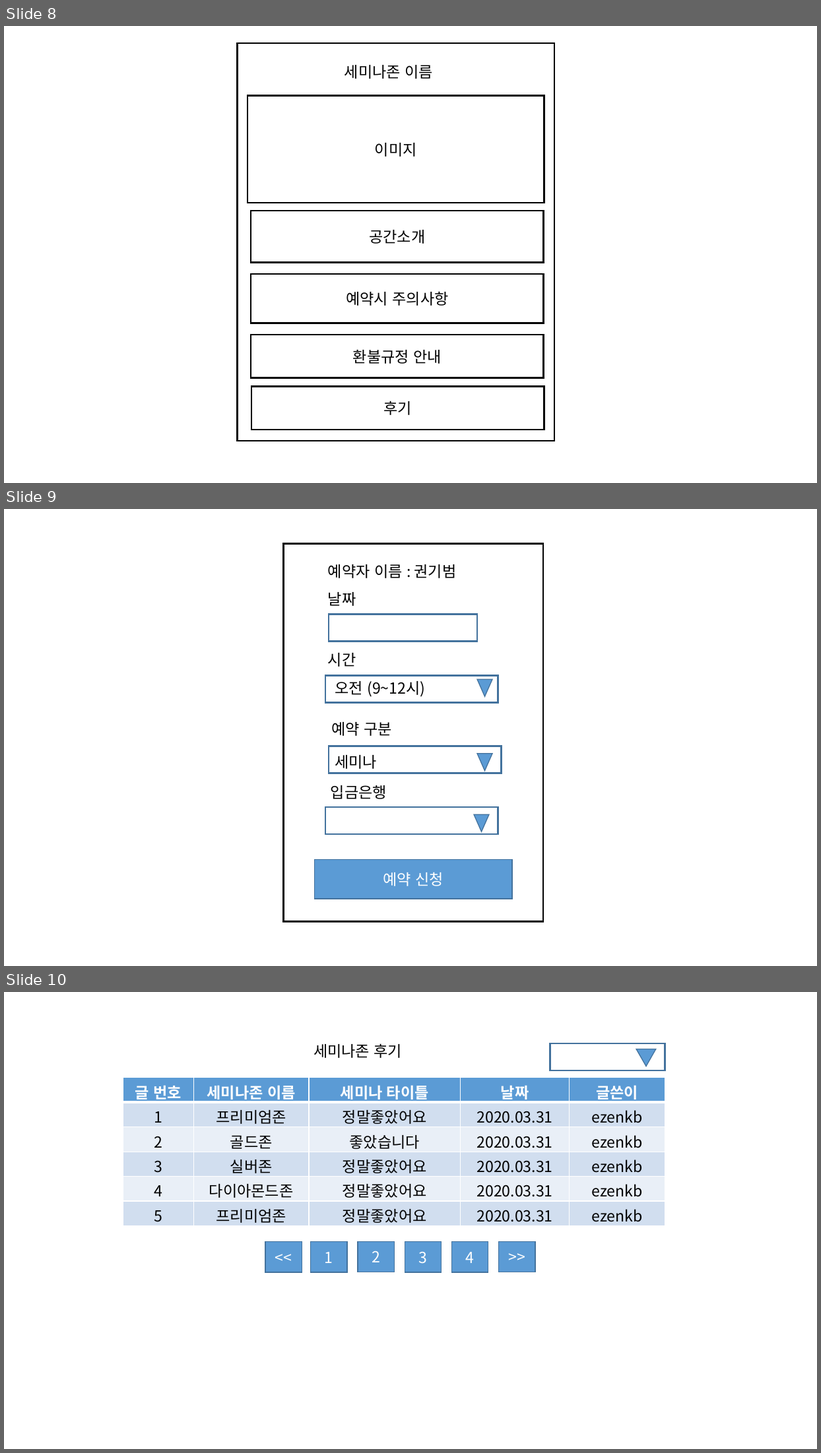
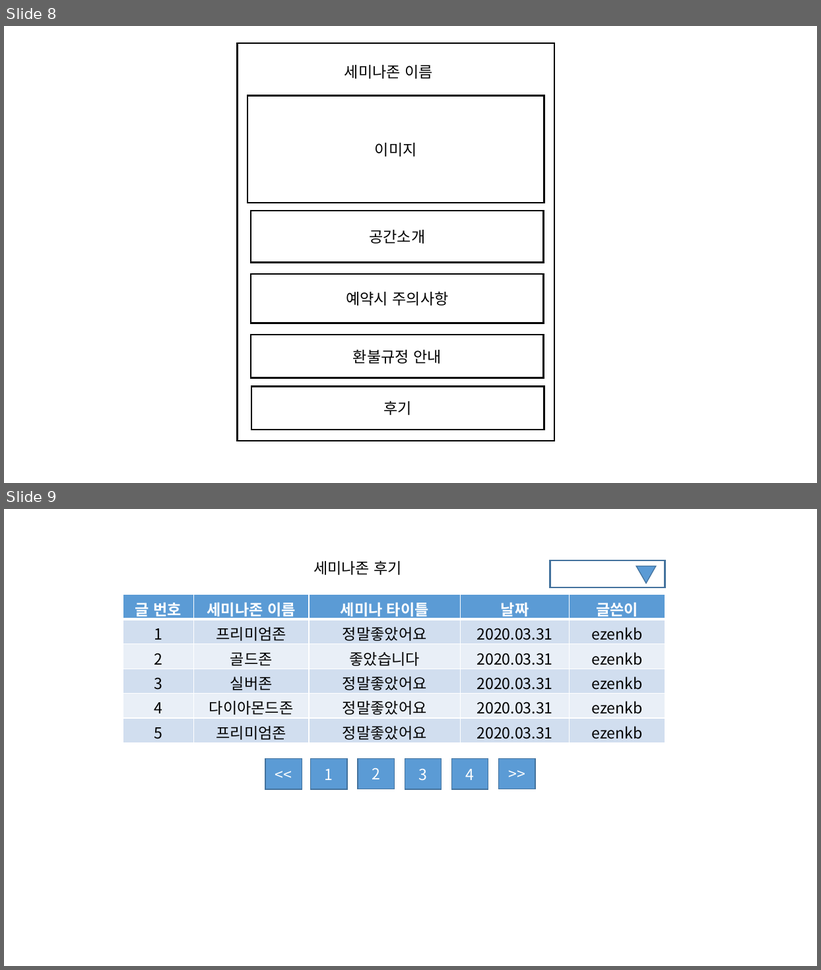
Before and after one commit to ezenteam2/e-Zone, a slide deck: gr2_kkb/기범- 화면설계(Project5).pptx. Shown one above the other, each under a label of ours: slides 8, 9 and 10 before the commit, slides 8 and 9 after it. The pictures are 821x1453 and 821x970 pixels, drawn with LibreOffice and Linux fonts; fonts in the diff are those of the drawing. Boxes give left, top, right and bottom in pixels: in the first picture for what was removed or moved away, otherwise in the second. Text is boxed around its words. In the diff, an @@ line names an element or a change of style, - is before the commit and + after.

```diff
--- a/gr2_kkb/기범- 화면설계(Project5).pptx
+++ b/gr2_kkb/기범- 화면설계(Project5).pptx
@@ slide 9 removed at (x1=4, y1=509, x2=817, y2=966), background #FFFFFF @@
@@ rectangle removed at (x1=284, y1=544, x2=544, y2=922) @@
@@ text removed at (x1=328, y1=564, x2=457, y2=578) @@
-예약자 이름 : 권기범
@@ text removed at (x1=328, y1=592, x2=356, y2=606) @@
-날짜
@@ rectangle removed at (x1=329, y1=615, x2=477, y2=642) @@
@@ text removed at (x1=328, y1=653, x2=356, y2=667) @@
-시간
@@ rectangle removed at (x1=325, y1=675, x2=498, y2=702) @@
@@ text removed at (x1=335, y1=681, x2=425, y2=697) @@
-오전 (9~12시)
@@ triangle removed at (x1=477, y1=679, x2=492, y2=696) @@
@@ text removed at (x1=331, y1=722, x2=392, y2=736) @@
-예약 구분
@@ rectangle removed at (x1=329, y1=747, x2=502, y2=773) @@
@@ text removed at (x1=335, y1=755, x2=377, y2=769) @@
-세미나
@@ triangle removed at (x1=477, y1=754, x2=492, y2=770) @@
@@ text removed at (x1=331, y1=786, x2=387, y2=799) @@
-입금은행
@@ rectangle removed at (x1=325, y1=807, x2=498, y2=834) @@
@@ triangle removed at (x1=475, y1=815, x2=490, y2=832) @@
@@ rectangle removed at (x1=315, y1=859, x2=513, y2=900) @@
-예약 신청
@@ what was slide 10 is now slide 9 @@
```
Also in this commit, not shown: 4 slides changed, 1 other file.
